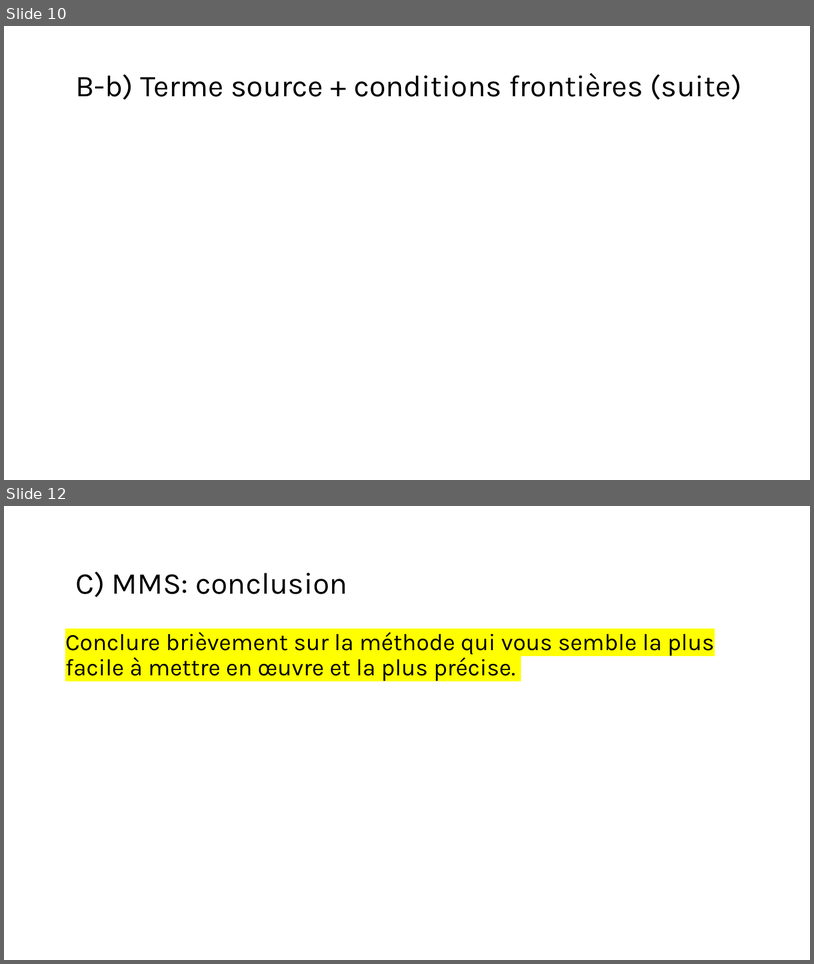
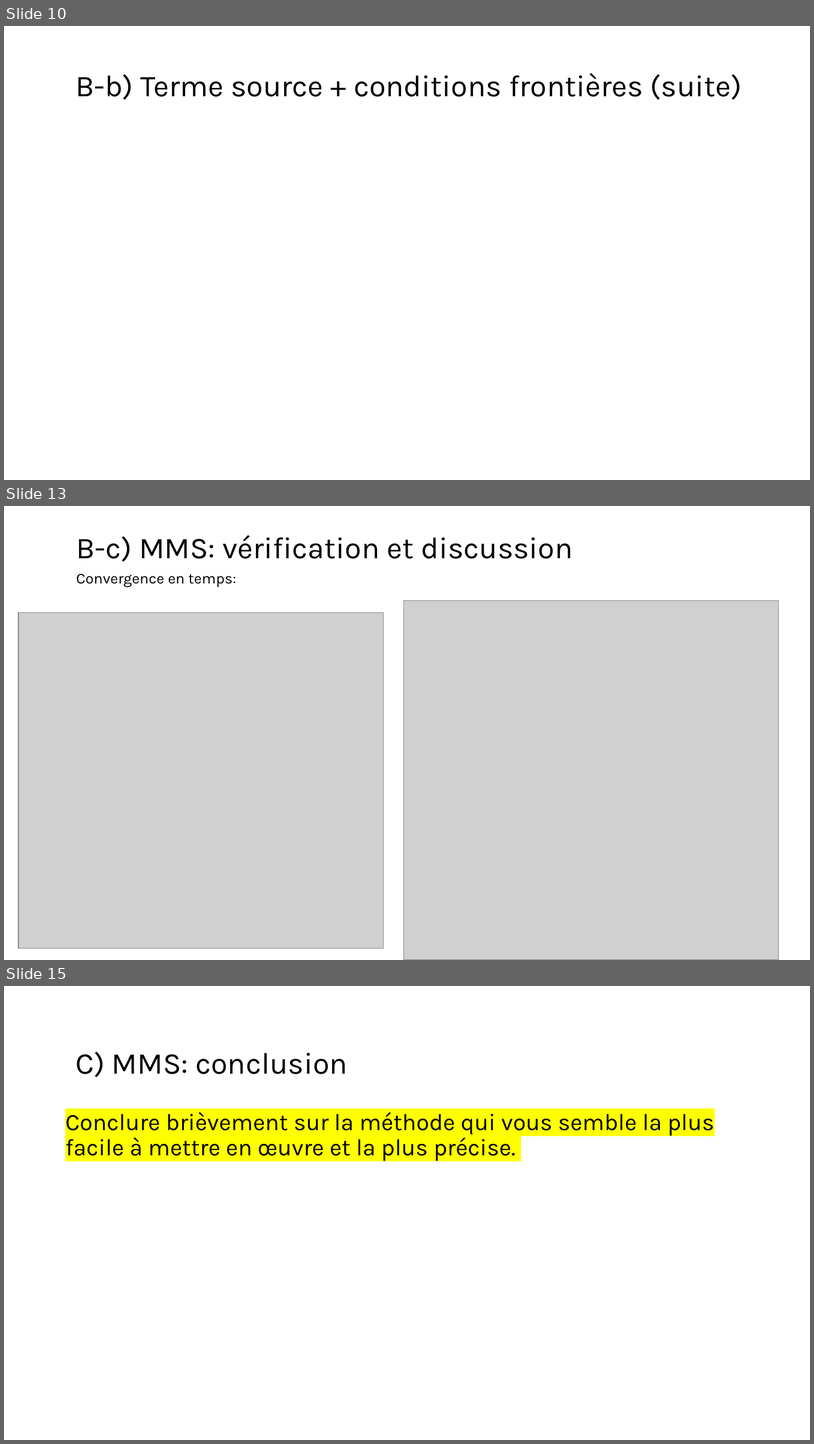
Before and after one commit to mehdibendaya/MEC8211DEV2, a slide deck: Devoir_2.pptx. Shown one above the other, each under a label of ours: slides 10 and 12 before the commit, slides 10, 13 and 15 after it; the slides between them are not shown. The pictures are 814x964 and 814x1444 pixels, drawn with LibreOffice and Linux fonts; fonts in the diff are those of the drawing; grey boxes stand for pictures. Boxes give left, top, right and bottom in pixels: in the first picture for what was removed or moved away, otherwise in the second. Text is boxed around its words. In the diff, an @@ line names an element or a change of style, - is before the commit and + after.

Commit message:
mise en commun des codes + résultats etude de convergence 04/03/2024

```diff
--- a/Devoir_2.pptx
+++ b/Devoir_2.pptx
@@ slide 13 added at bbox=[4, 506, 810, 960], background #FFFFFF @@
@@ text added at bbox=[76, 535, 573, 562], 36 pt, text #000000 @@
+B-c) MMS: vérification et discussion
@@ text added at bbox=[76, 574, 236, 587], 18 pt, text #000000 @@
+Convergence en temps:
@@ picture added at bbox=[18, 612, 383, 948] @@
@@ picture added at bbox=[404, 600, 780, 960] @@
@@ what was slide 12 is now slide 15 @@
```
Also in this commit, not shown: 1 slide changed, 2 other slides added, 21 other files.
